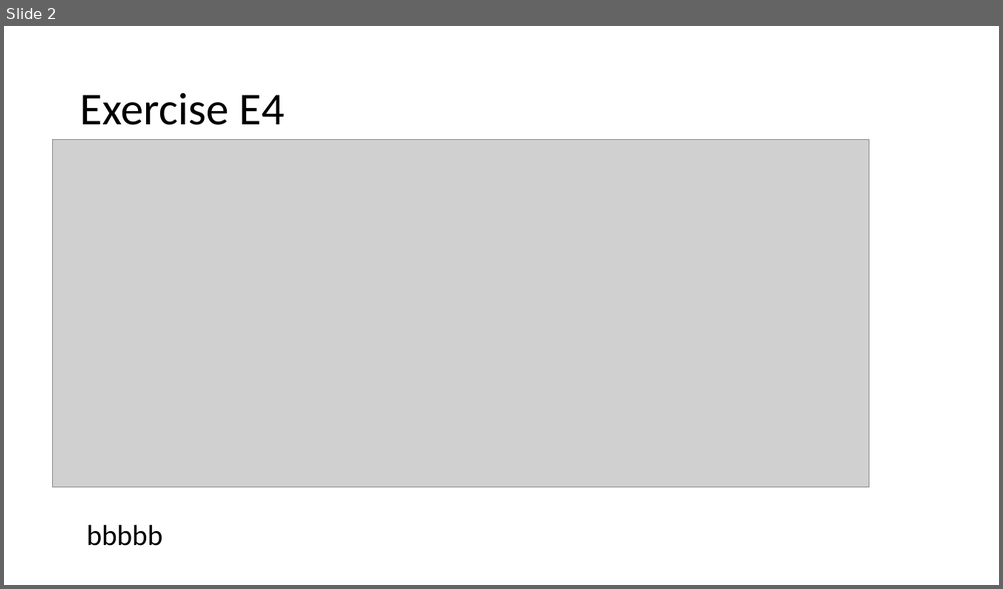
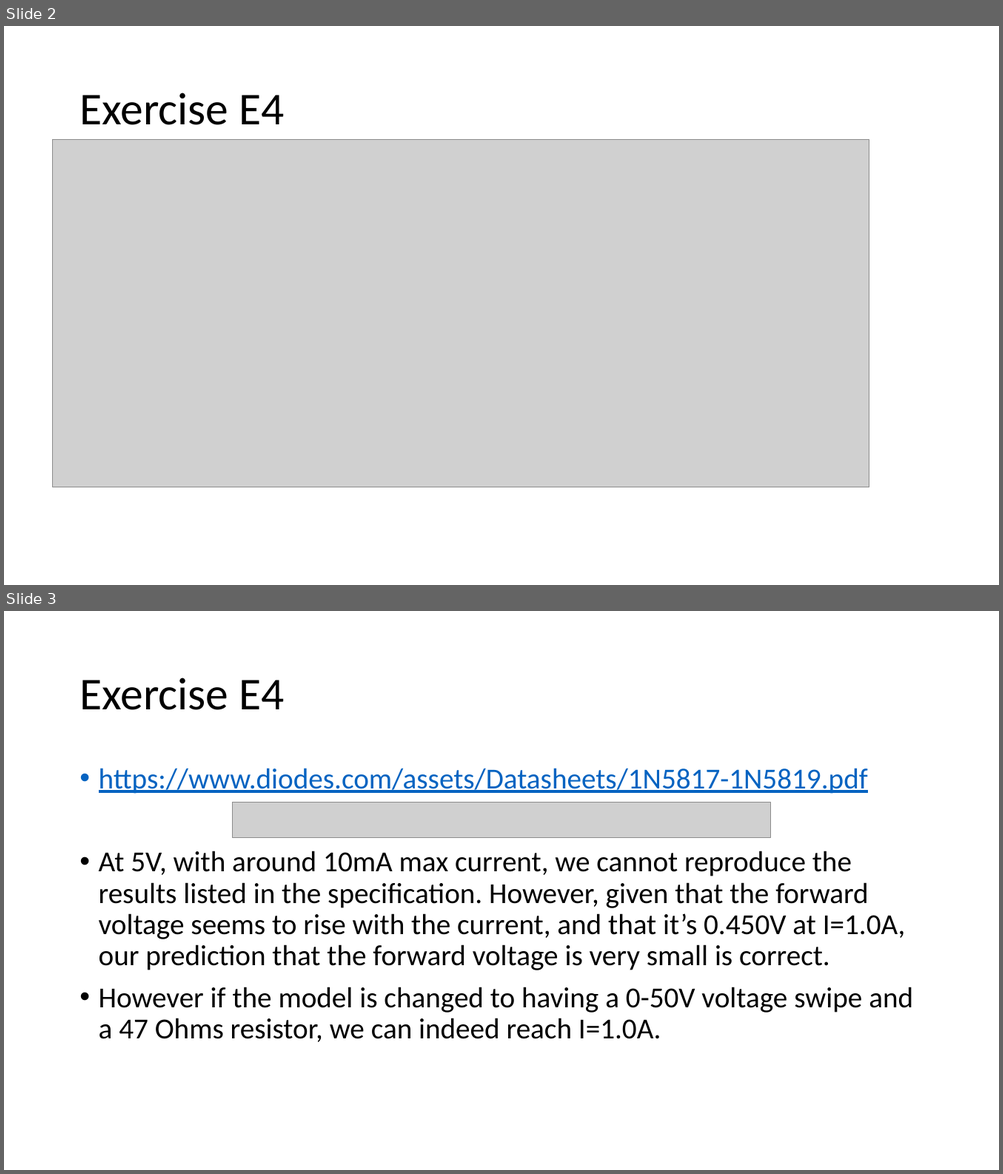
Before and after one commit to differental/IEP-E, a slide deck: Exercise 4/E4.pptx. Shown one above the other, each under a label of ours: slide 2 before the commit, slides 2 and 3 after it. The pictures are 1003x589 and 1003x1174 pixels, drawn with LibreOffice and Linux fonts; fonts in the diff are those of the drawing; grey boxes stand for pictures. Boxes give left, top, right and bottom in pixels: in the first picture for what was removed or moved away, otherwise in the second. Text is boxed around its words. In the diff, an @@ line names an element or a change of style, - is before the commit and + after.

Commit message:
+ Exercise 4

```diff
--- a/Exercise 4/E4.pptx
+++ b/Exercise 4/E4.pptx
@@ slide 3 added at box(4, 611, 999, 1170), background #FFFFFF @@
@@ title added at box(79, 678, 284, 710), 44 pt, text #000000 @@
+Exercise E4
@@ text added at box(99, 768, 913, 1042), 28 pt, text #000000 @@
+• https://www.diodes.com/assets/Datasheets/1N5817-1N5819.pdf
+• At 5V, with around 10mA max current, we cannot reproduce the results listed in the specification. However, given that the forward voltage seems to rise with the current, and that it’s 0.450V at I=1.0A, our prediction that the forward voltage is very small is correct.
+• However if the model is changed to having a 0-50V voltage swipe and a 47 Ohms resistor, we can indeed reach I=1.0A.
@@ picture added at box(233, 803, 771, 838) @@
@@ slide 2 changed as well @@
@@ text removed at box(87, 525, 163, 546) @@
-bbbbb
```
Also in this commit, not shown: 1 other slide changed, 3 other slides added, 5 other files.
